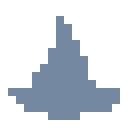
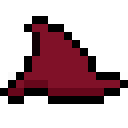
Two versions of the same layered image (128px x 128px). Layer-by-layer changes:
added layer "base" above "Layer 1" over bbox(0, 16, 128, 104)
hid "Layer 1" over bbox(8, 16, 120, 120)
